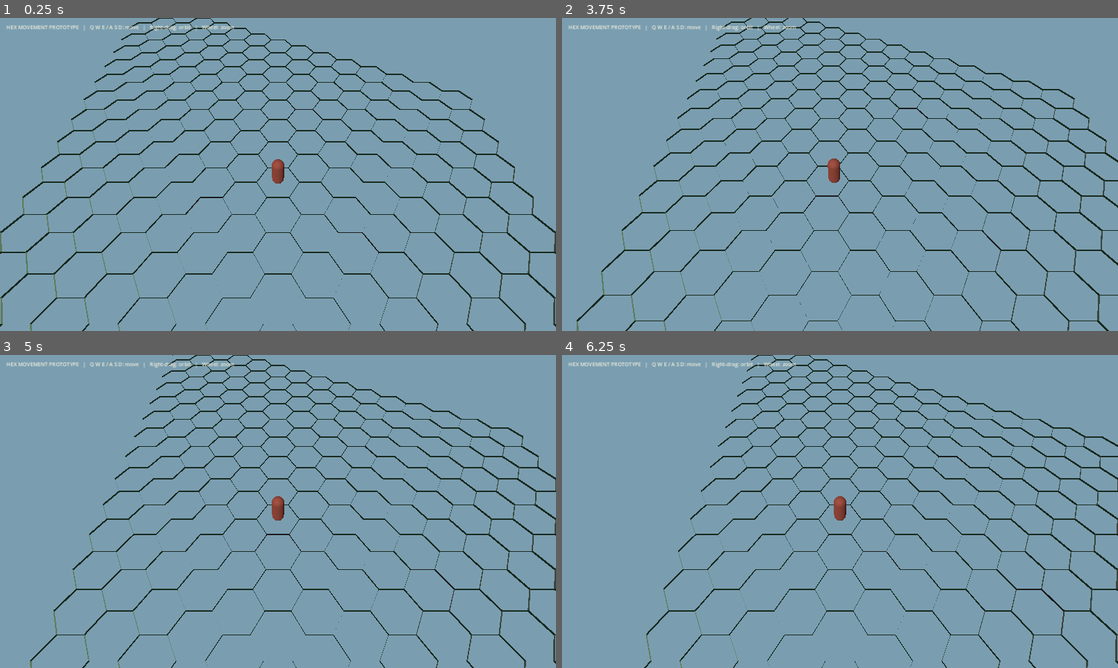
Above: before the commit, frames 1-4 (two rows, left to right).
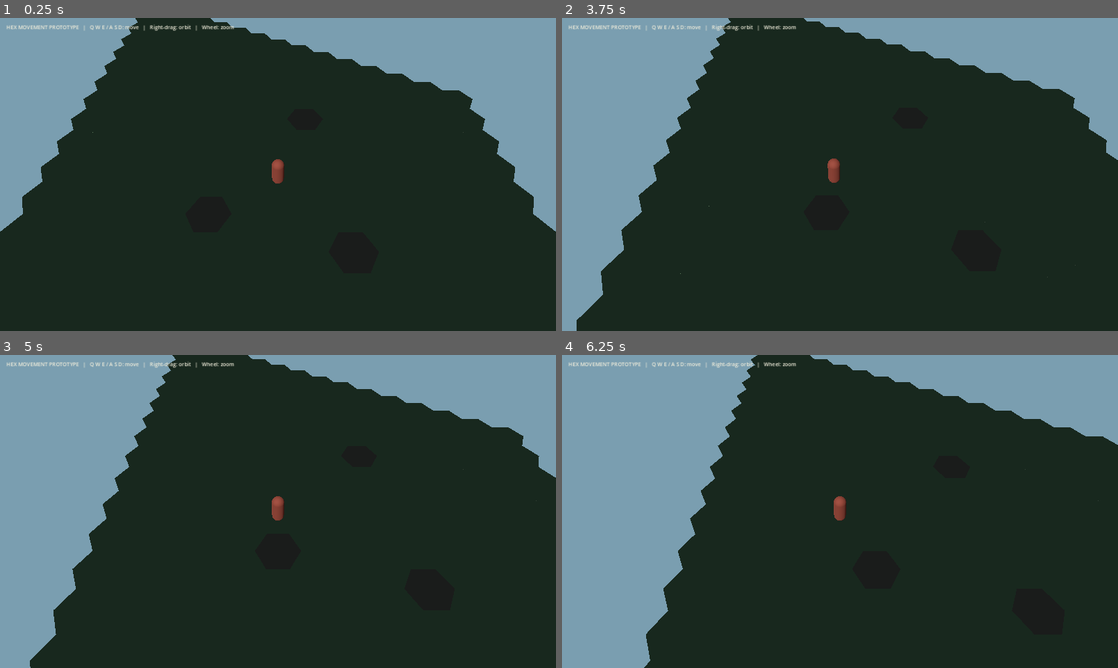
Above: after the commit, the same moments.

Repository: ScottENOC/Silverhart-Saga-3D
Game: Godot game, scene res://scenes/main.tscn
Two runs of this game, one before a commit and one after it. Both use one fixed random seed, a clock stepped at 60 frames per second and the inputs below.
Inputs (mouse positions are in pixels of both pictures, inside the frame that each line leads up to):
- Up to frame 1 (0.25 s): no input
- Up to frame 2 (3.75 s): tap Enter at 0.5, 2, 3.5 s; move the mouse to (962, 158) at 0.52 s; hold D 0.53-1.25 s; tap Q at 0.6, 2.1, 3.6 s; click (962, 158) at 0.67 s; tap Space at 1.25, 2.75 s; drag from (728, 190) to (812, 237) at 1.27 s; move the mouse to (895, 105) at 2.02 s; hold D 2.03-2.75 s; drag from (812, 237) to (673, 127) at 2.77 s; move the mouse to (1006, 221) at 3.52 s; hold A from 3.53 s (still down)
- Up to frame 3 (5 s): release A at 4.25 s; tap Space at 4.25 s; drag from (111, 464) to (194, 433) at 4.27 s
- Up to frame 4 (6.25 s): move the mouse to (867, 511) at 5.02 s; hold S 5.03-5.75 s; tap Q at 5.1 s; click (867, 511) at 5.17 s; drag from (756, 433) to (728, 527) at 5.77 s

The runs differ from the first frame. In frame 1, 73% of the frame differs, in the area x 0-100%, y 0-100%; in frame 2, 70%; in frame 3, 68%; in frame 4, 63%.

Commit message:
Restore visible terrain colours on explicit hex mesh

Diff:
--- a/scripts/world/world_root.gd
+++ b/scripts/world/world_root.gd
@@ -58,10 +58,15 @@
     tile_material = StandardMaterial3D.new()
     tile_material.albedo_color = Color(0.28, 0.38, 0.27)
     tile_material.roughness = 1.0
+    # SurfaceTool's triangle winding can differ from the default primitive
+    # winding. Disable face culling so the explicitly-normalled tile faces
+    # remain visible while we validate the mesh in-engine.
+    tile_material.cull_mode = BaseMaterial3D.CULL_DISABLED
 
     var blocked_material := StandardMaterial3D.new()
     blocked_material.albedo_color = Color(0.30, 0.29, 0.25)
     blocked_material.roughness = 1.0
+    blocked_material.cull_mode = BaseMaterial3D.CULL_DISABLED
 
     # Build one explicit flat-top prism mesh and share it across all cells.
     # Geometry and axial spacing both use HexGrid's same radius/orientation.
